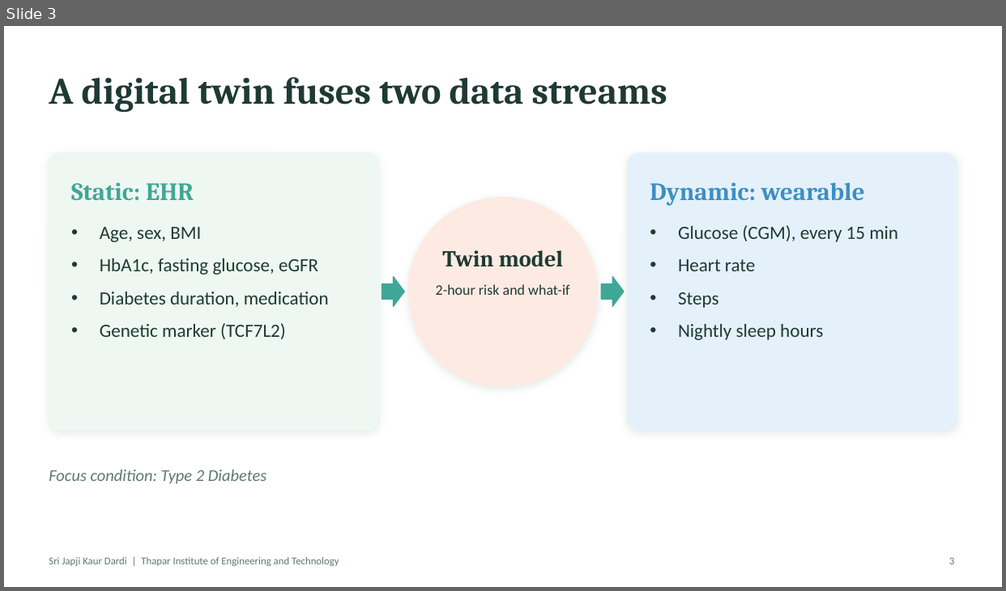
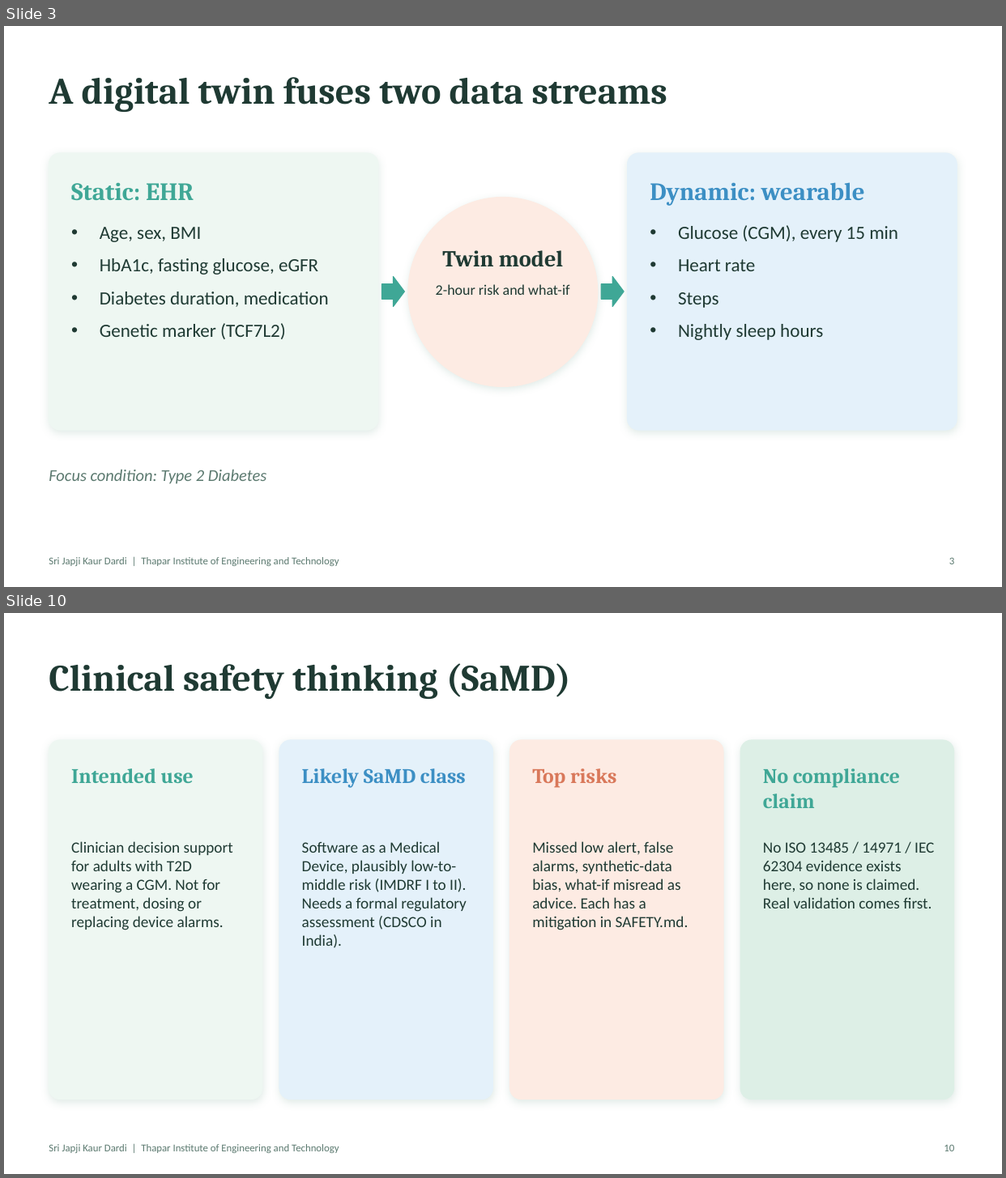
Before and after one commit to Srijapjikdardi/t2d-digital-twin, a slide deck: docs/presentation.pptx. Shown one above the other, each under a label of ours: slide 3 before the commit, slides 3 and 10 after it; the slides between them are not shown. The pictures are 1006x591 and 1006x1178 pixels, drawn with LibreOffice and Linux fonts; fonts in the diff are those of the drawing. Boxes give left, top, right and bottom in pixels: in the first picture for what was removed or moved away, otherwise in the second. Text is boxed around its words. In the diff, an @@ line names an element or a change of style, - is before the commit and + after.

```diff
--- a/docs/presentation.pptx
+++ b/docs/presentation.pptx
@@ slide 10 added at [4,613,1002,1174], background #FFFFFF @@
@@ text added at [49,663,571,699], 36 pt, text #1F3A33, bold @@
+Clinical safety thinking (SaMD)
@@ rounded rectangle added at [49,740,262,1100], fill #EEF7F2, outline #EEF7F2 1 pt @@
@@ rounded rectangle added at [279,740,493,1100], fill #E4F1FA, outline #E4F1FA 1 pt @@
@@ rounded rectangle added at [510,740,723,1100], fill #FDEBE3, outline #FDEBE3 1 pt @@
@@ rounded rectangle added at [740,740,954,1100], fill #DDEFE6, outline #DDEFE6 1 pt @@
@@ text added at [71,769,194,783], 20 pt, text #3FA796, bold @@
+Intended use
@@ text added at [302,769,466,787], 20 pt, text #3C8FC4, bold @@
+Likely SaMD class
@@ text added at [532,769,617,787], 20 pt, text #D9785A, bold @@
+Top risks
@@ text added at [763,769,900,808], 20 pt, text #3FA796, bold @@
+No compliance claim
@@ text added at [71,841,233,931], 15 pt, text #1F3A33 @@
+Clinician decision support for adults with T2D wearing a CGM. Not for treatment, dosing or replacing device alarms.
@@ text added at [302,841,466,948], 15 pt, text #1F3A33 @@
+Software as a Medical Device, plausibly low-to-middle risk (IMDRF I to II). Needs a formal regulatory assessment (CDSCO in India).
@@ text added at [532,841,688,931], 15 pt, text #1F3A33 @@
+Missed low alert, false alarms, synthetic-data bias, what-if misread as advice. Each has a mitigation in SAFETY.md.
@@ text added at [763,842,934,909], 15 pt, text #1F3A33 @@
+No ISO 13485 / 14971 / IEC 62304 evidence exists here, so none is claimed. Real validation comes first.
@@ text added at [49,1144,339,1153], 10 pt, text #5C7A70 @@
+Sri Japji Kaur Dardi | Thapar Institute of Engineering and Technology
@@ text added at [944,1145,954,1152], 10 pt, text #5C7A70 @@
+10
```
Also in this commit, not shown: 8 slides changed, 1 other slide added, 20 other files.
